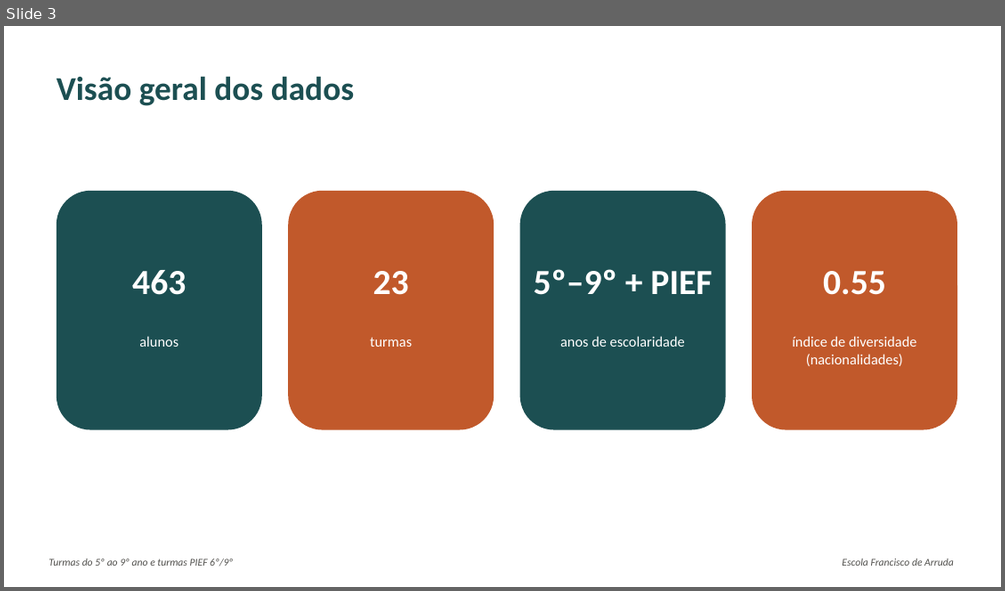
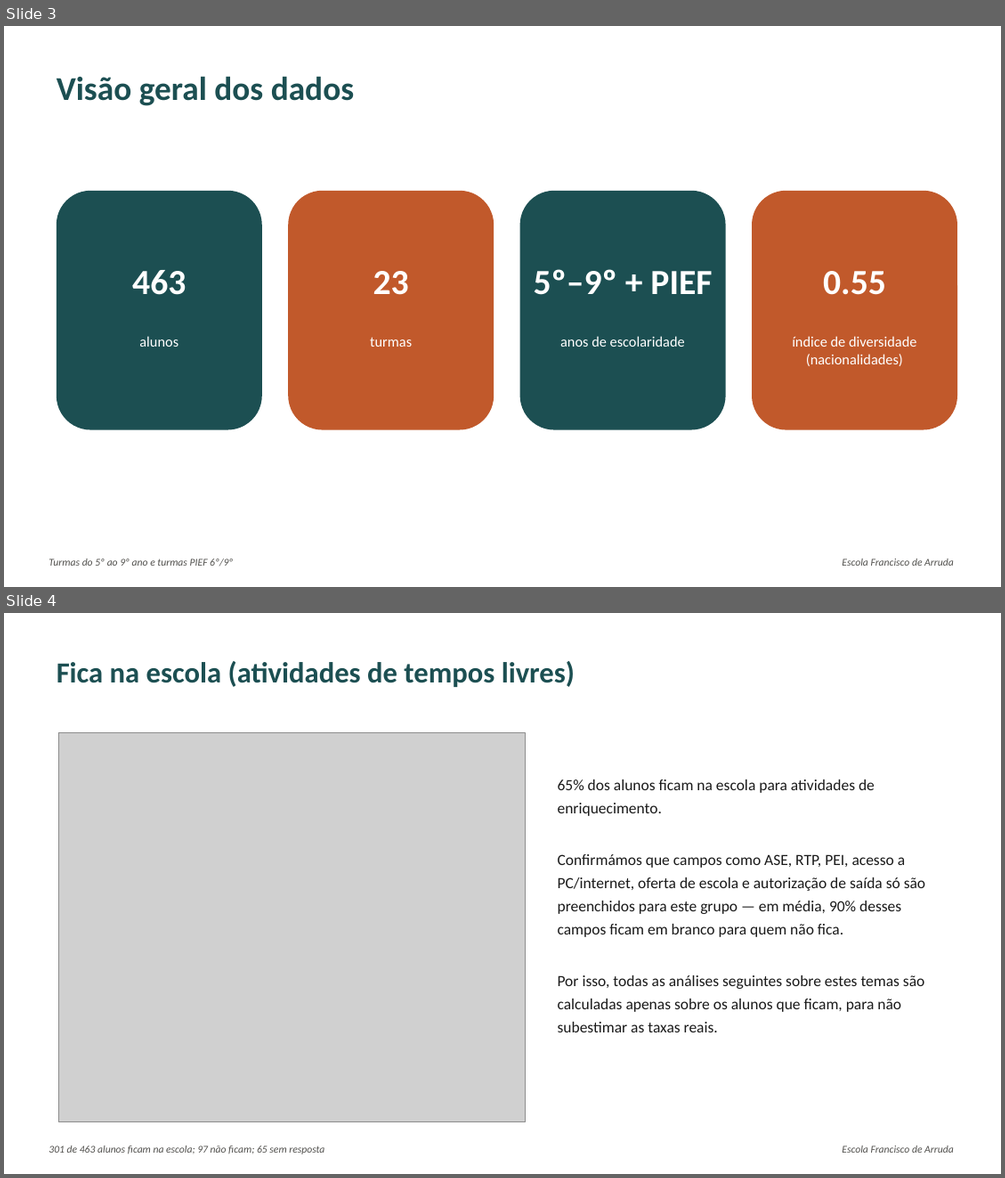
Before and after one commit to ncdomingues/escola-teip-analytics, a slide deck: slides/apresentacao.pptx. Shown one above the other, each under a label of ours: slide 3 before the commit, slides 3 and 4 after it. The pictures are 1005x591 and 1005x1178 pixels, drawn with LibreOffice and Linux fonts; fonts in the diff are those of the drawing; grey boxes stand for pictures. Boxes give left, top, right and bottom in pixels: in the first picture for what was removed or moved away, otherwise in the second. Text is boxed around its words. In the diff, an @@ line names an element or a change of style, - is before the commit and + after.

Commit message:
Add extended-day enrollment, activity choices, and health/dietary breakdowns
- Restrict form-gated fields (ASE, RTP, PEI, PC/Internet, oferta de escola,
  autorização de saída) to students who actually stay for extended-day
  activities - confirmed empirically that non-staying students have these
  ~90% blank, so including them understated every rate (ASE 39%->58%).
- Add categorized (never verbatim) health-condition and dietary-restriction
  breakdowns, with the same small-group suppression rule used for rare
  nationalities.
- Add activity-choice counts by rank and by grade.
- Fix a stray casing typo in the source data ("musica" vs "Música").
- Wire all of the above into the notebook, dashboard, and slide deck.

```diff
--- a/slides/apresentacao.pptx
+++ b/slides/apresentacao.pptx
@@ slide 4 added at (4, 613, 1001, 1174), background #FFFFFF @@
@@ text added at (57, 661, 574, 687), 28 pt, text #1C4F52, bold @@
+Fica na escola (atividades de tempos livres)
@@ picture added at (59, 732, 526, 1121) @@
@@ text added at (558, 779, 925, 1032), 15 pt, text #1A1A1A @@
+65% dos alunos ficam na escola para atividades de enriquecimento.
+Confirmámos que campos como ASE, RTP, PEI, acesso a PC/internet, oferta de escola e autorização de saída só são preenchidos para este grupo — em média, 90% desses campos ficam em branco para quem não fica.
+Por isso, todas as análises seguintes sobre estes temas são calculadas apenas sobre os alunos que ficam, para não subestimar as taxas reais.
@@ text added at (48, 1145, 324, 1154), 10 pt, text #52514E, italic @@
+301 de 463 alunos ficam na escola; 97 não ficam; 65 sem resposta
@@ text added at (841, 1145, 954, 1152), 10 pt, text #52514E, italic @@
+Escola Francisco de Arruda
```
Also in this commit, not shown: 2 slides changed, 2 other slides added, 15 other files.
